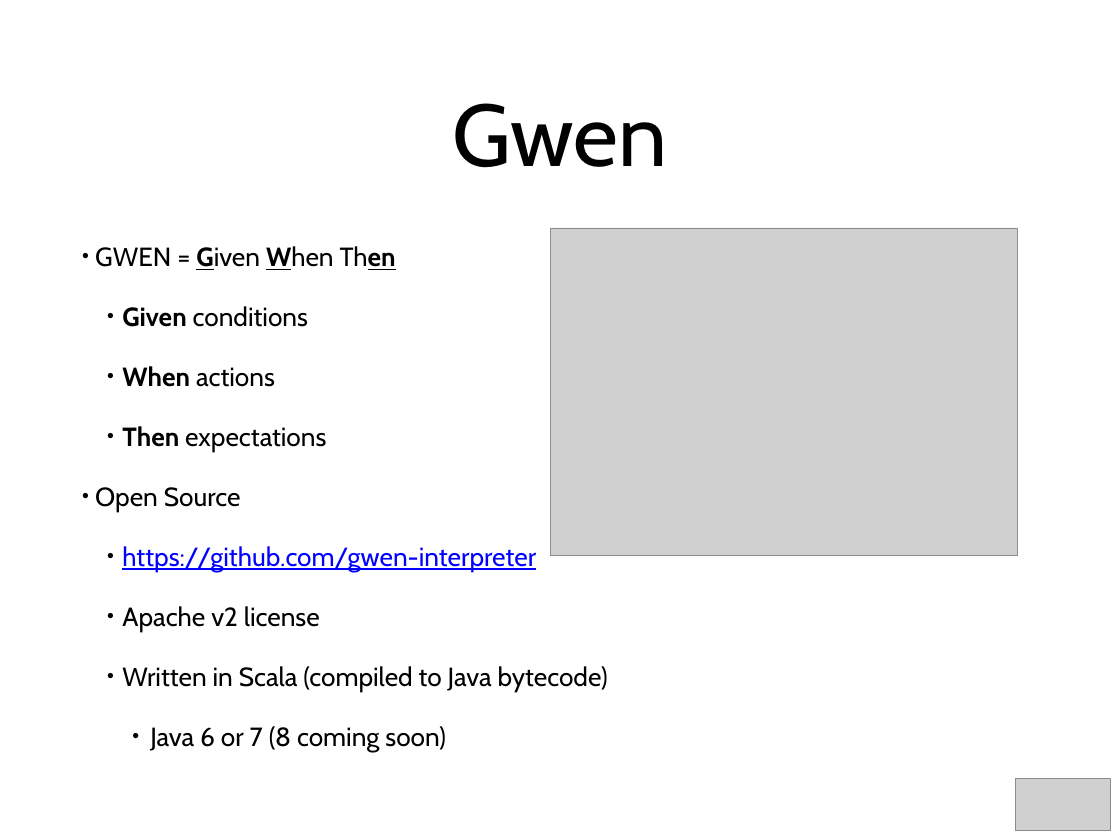
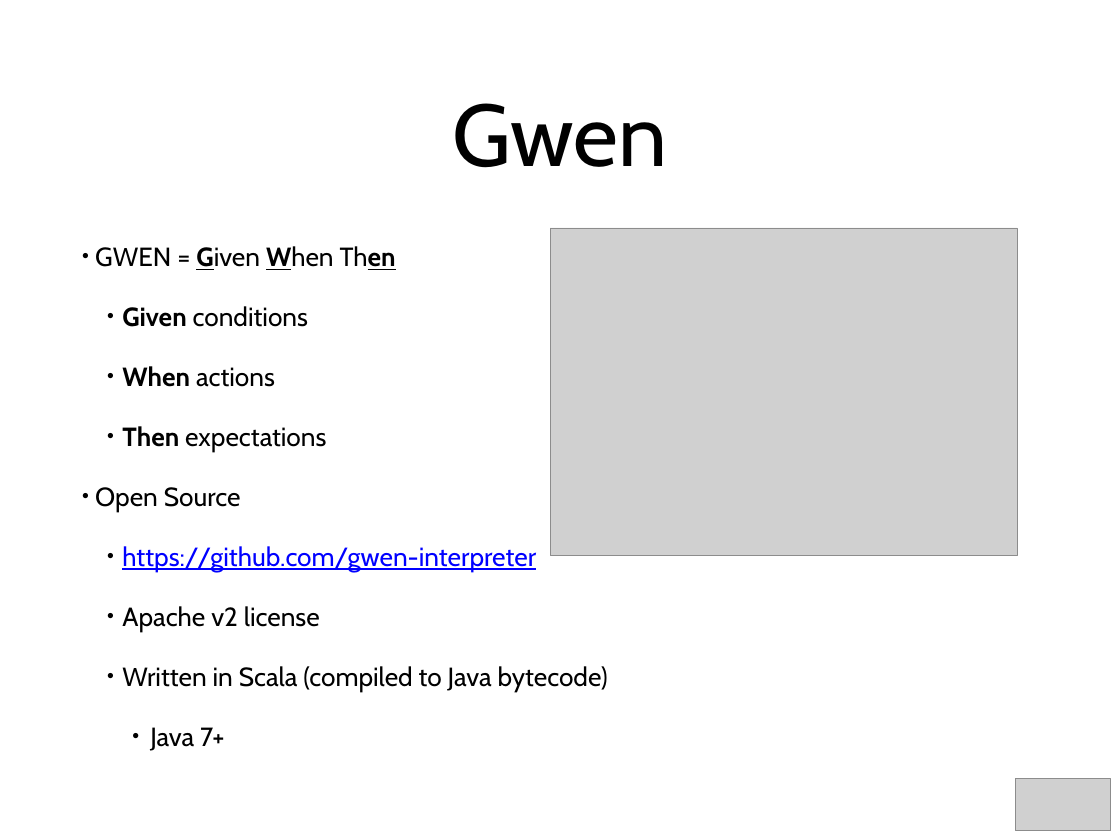
Before and after one commit to gwen-interpreter/gwen-web, a slide deck: slide 2 of doc/gwen-web-intro.pptx. Drawn at 1120x840 pixels with LibreOffice and Linux fonts; fonts in the diff are those of the drawing; grey boxes stand for pictures. Boxes give left, top, right and bottom in pixels: in the first picture for what was removed or moved away, otherwise in the second. Text is boxed around its words. In the diff, an @@ line names an element or a change of style, - is before the commit and + after.

```diff
--- a/doc/gwen-web-intro.pptx
+++ b/doc/gwen-web-intro.pptx
@@ text at bbox=[150, 727, 224, 751]: text changed @@
-    • Java 6 or 7 (8 coming soon)
+    • Java 7+
```
Also in this commit, not shown: 6 other slides changed, 4 other files.
